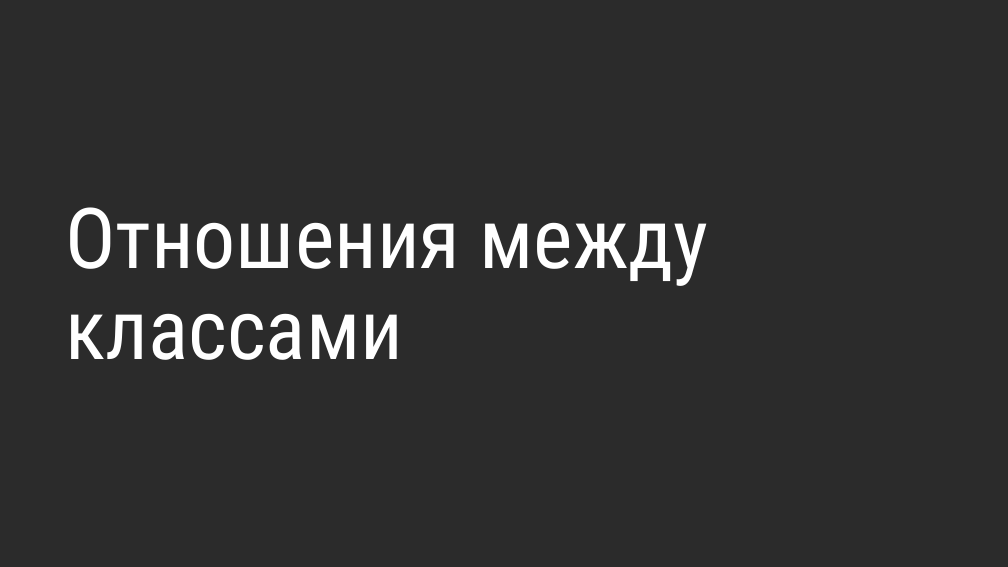
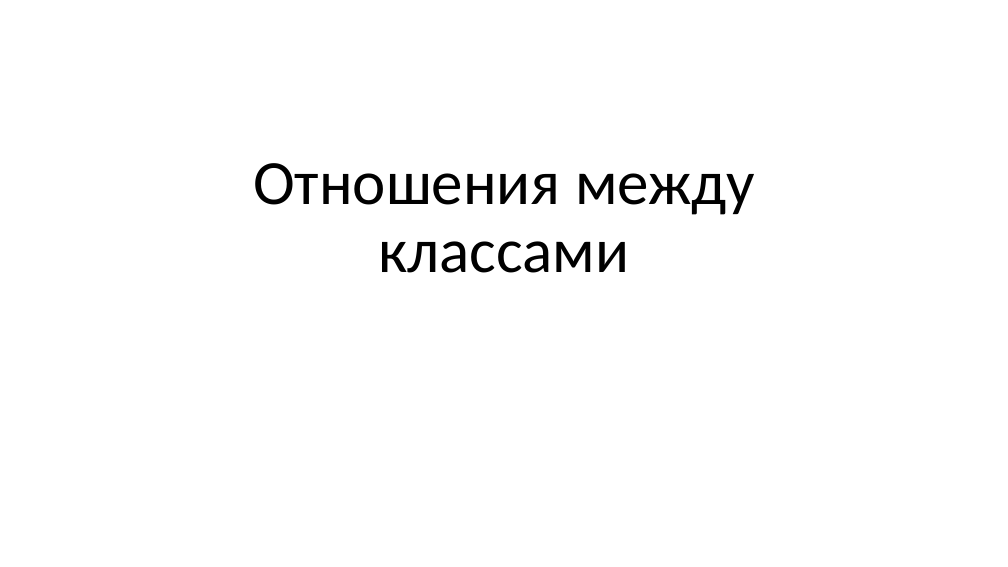
Before and after one commit to alexey-malov/oop, a slide deck: slide 1 of lectures/03/Виды отношений между классами.pptx. Drawn at 1008x567 pixels with LibreOffice and Linux fonts; fonts in the diff are those of the drawing; background and template pictures are left out; a plain dark background stands for a picture behind light text. Boxes give left, top, right and bottom in pixels: in the first picture for what was removed or moved away, otherwise in the second. Text is boxed around its words. In the diff, an @@ line names an element or a change of style, - is before the commit and + after.

```diff
--- a/lectures/03/Виды отношений между классами.pptx
+++ b/lectures/03/Виды отношений между классами.pptx
@@ background picture (left out) to #FFFFFF @@
@@ title "Отношения между классами": place and size @@
-title "Отношения между классами" at (65,207,709,360)
+title "Отношения между классами" at (253,163,755,273)
@@ title "Отношения между классами" at (253,163,755,273): size 80 to 60 pt, font Roboto Condensed to Calibri, text colour #FFFFFF to #000000; alignment left to centre @@
```
Also in this commit, not shown: 13 other slides changed, 5 slides added, 2 slides removed, 6 other files.
